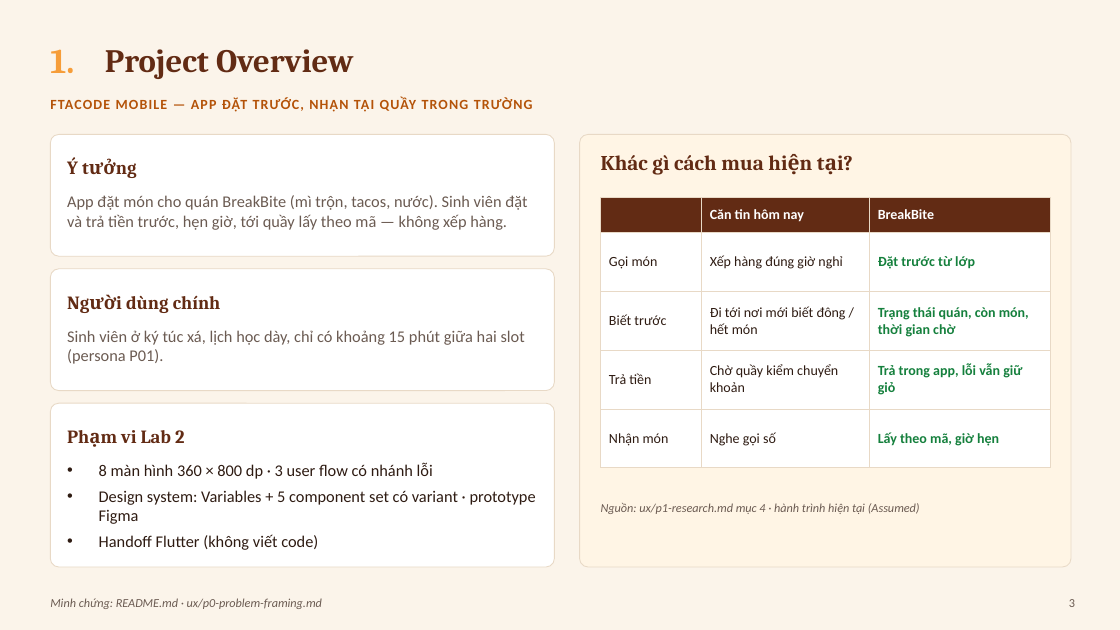
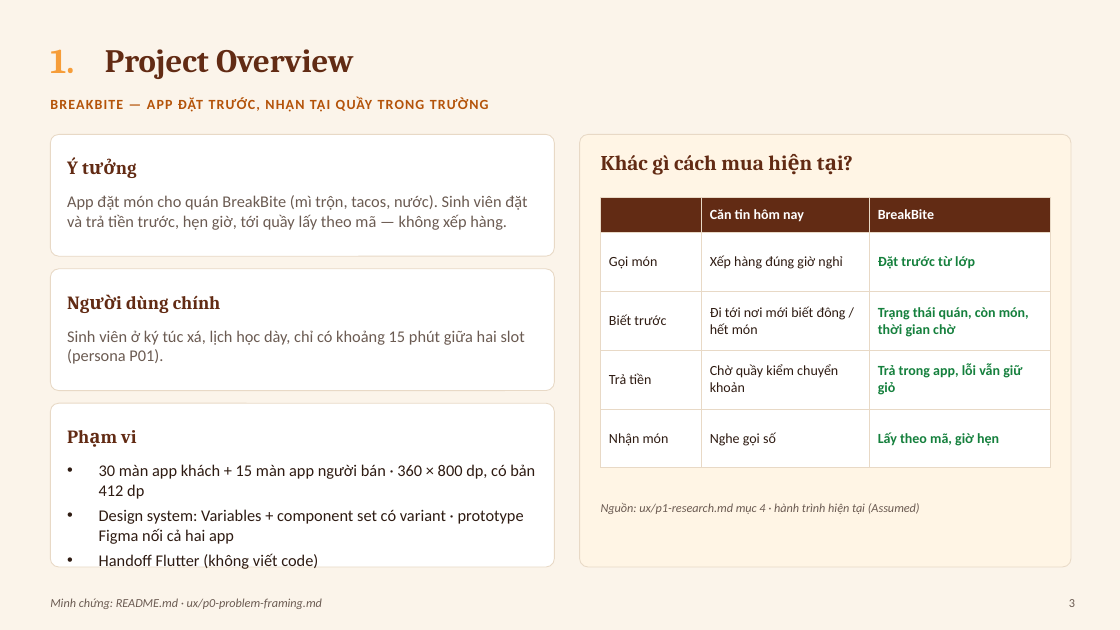
Before and after one commit to baonv0817/PRM323-Lab2-Group2, a slide deck: slide 3 of slides/BreakBite_Lab2_Presentation.pptx. Drawn at 1120x630 pixels with LibreOffice and Linux fonts; fonts in the diff are those of the drawing. Boxes give left, top, right and bottom in pixels: in the first picture for what was removed or moved away, otherwise in the second. Text is boxed around its words. In the diff, an @@ line names an element or a change of style, - is before the commit and + after.

```diff
--- a/slides/BreakBite_Lab2_Presentation.pptx
+++ b/slides/BreakBite_Lab2_Presentation.pptx
@@ text at [50,97,489,112]: text changed @@
-FTACODE MOBILE — APP ĐẶT TRƯỚC, NHẬN TẠI QUẦY TRONG TRƯỜNG
+BREAKBITE — APP ĐẶT TRƯỚC, NHẬN TẠI QUẦY TRONG TRƯỜNG
@@ text at [121,430,136,443]: text changed @@
-Phạm vi Lab 2
+Phạm vi
@@ text at [99,464,535,544]: text changed @@
-• 8 màn hình 360 × 800 dp · 3 user flow có nhánh lỗi
-• Design system: Variables + 5 component set có variant · prototype Figma
+• 30 màn app khách + 15 màn app người bán · 360 × 800 dp, có bản 412 dp
+• Design system: Variables + component set có variant · prototype Figma nối cả hai app
```
Also in this commit, not shown: 17 other slides changed, 4 slides added, 17 other files.
